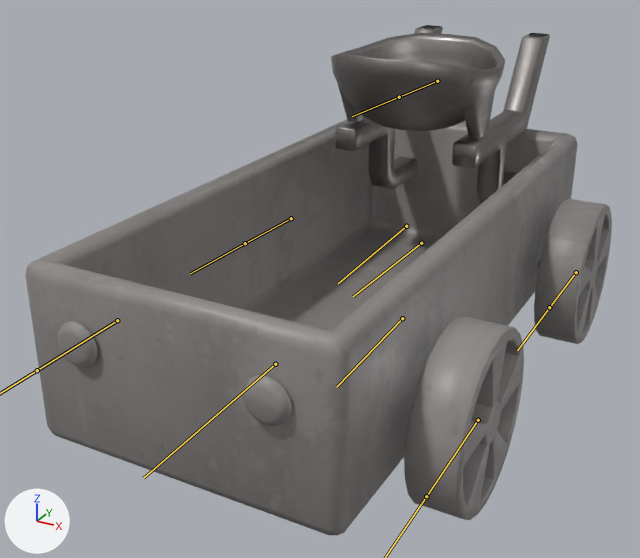
The FBX model Kart Proj/Assets/Characters/Ben/Both/BenCar.fbx as it was, and as the next commit left it.
Both versions are drawn from a 50 mm camera at (1.2, -2.38, 1.41) aimed at (-0.1, -0.03, 0.24). Lighting does not change. The marker at lower left points along +X, +Y and +Z. The bones that bend it are drawn over the model as lines.

In view in the first picture: 'Carro'.
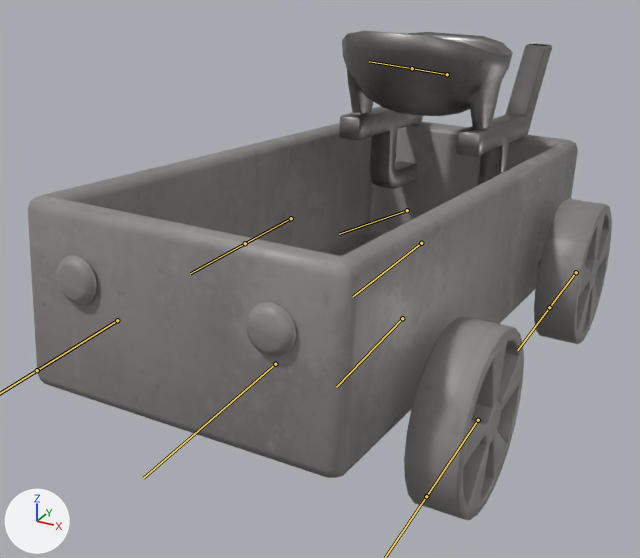
The newer file adds an action. The first version stands in its rest pose; the second is drawn at frame 15 of the action 'Car|Car_Special_Boost'.

Changed parts and their boxes (x1, y1, x2, y2) in the pictures (640 x 558 px):
'Carro', posed: before (25, 25, 612, 535); after (28, 30, 612, 520)
bone 'Body', root to tip: before (406, 226) to (338, 283); after (407, 210) to (339, 234)

What the commit changed:
Bone 'Body' (bone_body) moves from (0.0, 0.0, 0.0) to (0.058, -0.002, 0.0).
Bone 'Body' (bone_body) turns from (0, 0, 0) to (0, 0, -11) degrees about its own x, y and z.
